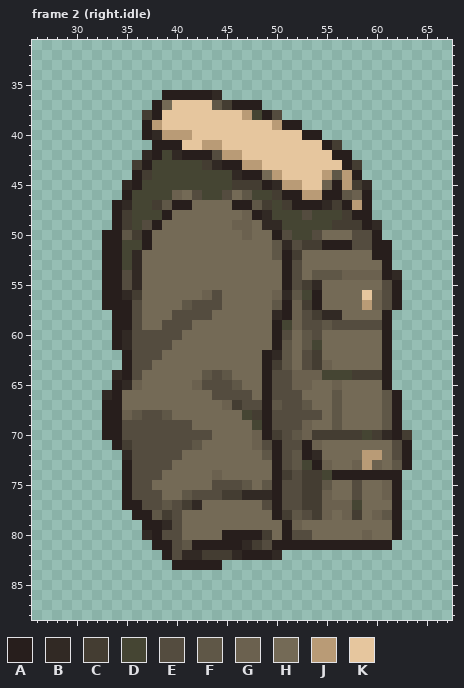
One commit to this pixel-art file: assets/source/characters/player-r01/editable/top.field-jacket.aseprite. Above is the file before it was changed.
96x144 pixels, 4 frames. Colours within 5 levels of each other are drawn and written as one. Shown: frame 2 (right.idle): x 26..67, y 31..88. The commit also changed other frames, which this record leaves out.
Palette (. is transparent): A #271e1c  B #312924  C #443d32  D #454533  E #544c3f  F #5f5747  G #6b614f  H #746a56  J #b99b76  K #e6c69e
The same view after the edit:
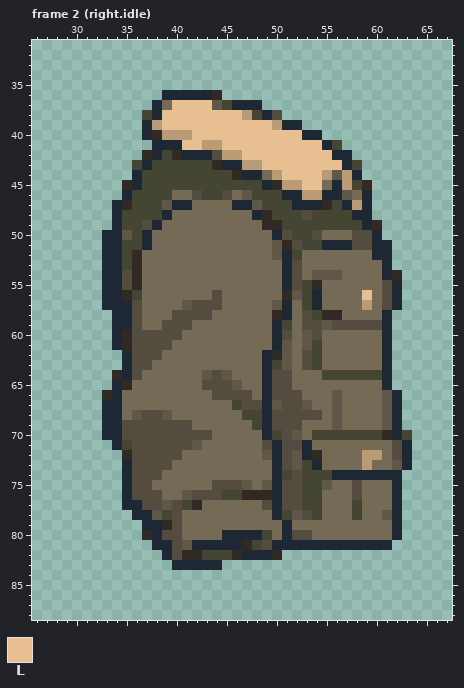
Colours new in this view: L #e7bf91
The exact change:
colour A: #271e1c -> #1e2835
Frame 2 (right.idle):
y 37: x 40..43 KKKK -> LLLL; x 45 C -> D
y 38: x 37 C -> D; x 39..46 KKKKKKKK -> LLLLLLLL
y 39: x 39..49 KKKKKKKKKKK -> LLLLLLLLLLL
y 40: x 42..52 KKKKKKKKKKK -> LLLLLLLLLLL
y 41: x 41..42 KK -> LL; x 45..54 KKKKKKKKKK -> LLLLLLLLLL; x 56 C -> D
y 42: x 47..55 KKKKKKKKK -> LLLLLLLLL
y 43: x 36 C -> D; x 43 C -> D; x 49..56 KKKKKKKK -> LLLLLLLL; x 58 C -> D
y 44: x 37 C -> D; x 51..54 KKKK -> LLLL
y 45: x 46..48 CCC -> DDD; x 53..55 KKG -> LLH; x 58 C -> D
y 46: x 40 G -> H; x 50 C -> D; x 58 G -> H
y 47: x 38 C -> D; x 49 C -> D; x 51 C -> D; x 56 C -> D
y 48: x 35 C -> D; x 47 G -> H; x 57 C -> D
y 49: x 35 C -> D; x 46..47 GG -> HH; x 56..58 CCC -> DDD
y 50: x 36 C -> D; x 47 G -> H
y 51: x 53..54 CC -> DD
y 52: x 52 C -> D
y 54: x 57..60 GGGG -> HHHH
y 55: x 53 C -> D
y 56: x 36 C -> D; x 43 G -> H; x 50 G -> H; x 59..60 KG -> LH
y 57: x 52..53 GC -> HD; x 60 G -> H
y 58: x 52 G -> H; x 54 C -> D
y 59: x 52 G -> H
y 62: x 54 C -> D
y 63: x 50 C -> D; x 54..55 CG -> DH
y 64: x 52..54 GGG -> HHH; x 58..60 CCC -> DDD
y 65: x 36 G -> H; x 42 G -> H; x 52..53 GG -> HH; x 56 G -> H
y 67: x 45..46 GC -> HD
y 68: x 35 G -> H; x 48 C -> D
y 69: x 53 G -> H
y 70: x 48 G -> H; x 50 C -> D; x 53..58 GCCCCC -> HDDDDD; x 60 C -> D; x 63 C -> D
y 71: x 35 C -> D; x 48 G -> H; x 54 G -> H
y 73: x 55 G -> H; x 58 G -> H; x 60 G -> H
y 74: x 44 G -> H; x 51 C -> D; x 53..54 CC -> DD
y 75: x 53..54 CC -> DD; x 61 G -> H
y 76: x 45..46 CC -> DD; x 53..55 CCG -> DDH; x 61 G -> H
y 77: x 41 C -> D; x 53..57 CCGGG -> DDHHH
y 78: x 39 C -> D; x 51 C -> D; x 54..55 CG -> DH; x 57..58 GC -> HD; x 60 G -> H
y 79: x 52 G -> H
y 80: x 49 C -> D; x 59 G -> H
y 81: x 48 C -> D
y 82: x 43..45 CCC -> DDD
Where, in picture pixels (left, top, right, bottom), the same in both pictures:
changed: (102, 90, 412, 570)
